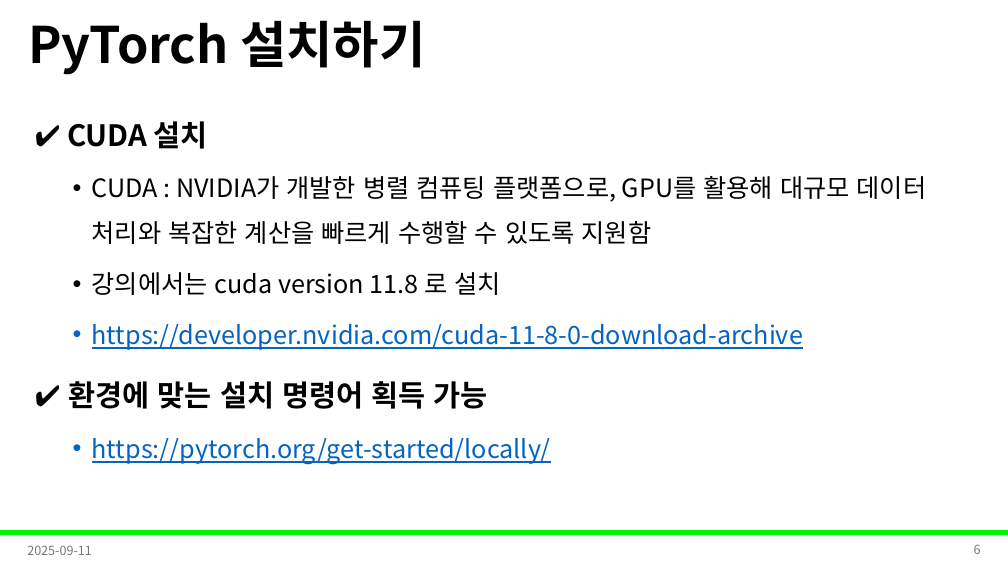
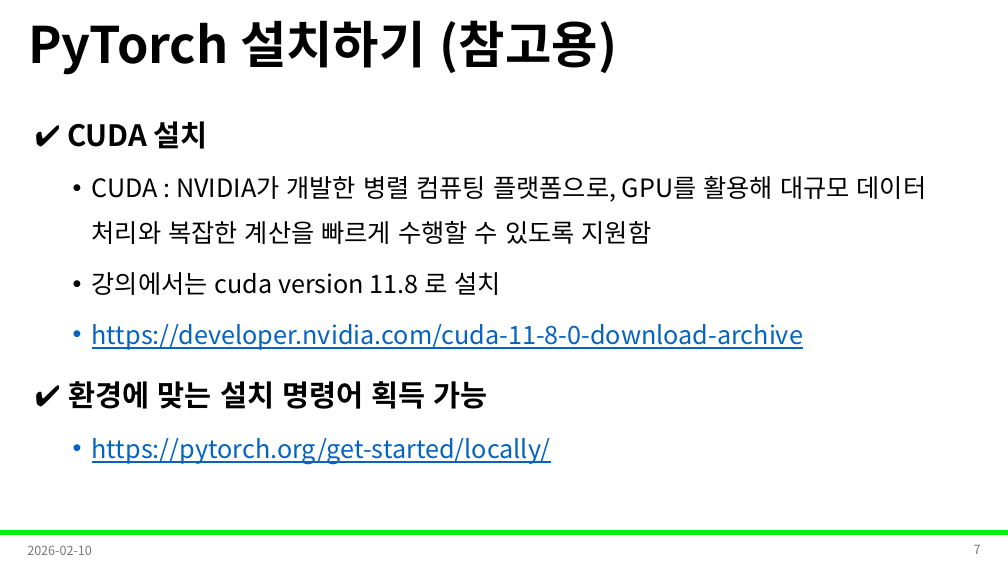
Before and after one commit to Leader-Lesson/KDT_RE_5th, a slide deck: slide 7 of material/5_AI/06_PyTorch(1).pptx (slide 6 before the commit). Drawn at 1008x567 pixels with LibreOffice and Linux fonts; fonts in the diff are those of the drawing; background and template pictures are left out. Boxes give left, top, right and bottom in pixels: in the first picture for what was removed or moved away, otherwise in the second. Text is boxed around its words. In the diff, an @@ line names an element or a change of style, - is before the commit and + after.

```diff
--- a/material/5_AI/06_PyTorch(1).pptx
+++ b/material/5_AI/06_PyTorch(1).pptx
@@ title at (x1=28, y1=20, x2=617, y2=75): text changed @@
-PyTorch 설치하기
+PyTorch 설치하기 (참고용)
@@ text at (x1=27, y1=545, x2=92, y2=555): text changed @@
-2025-09-11
+2026-02-10
@@ page number at (x1=974, y1=545, x2=981, y2=554): text changed @@
-6
+7
```
Also in this commit, not shown: 37 other slides changed, 5 other files.
